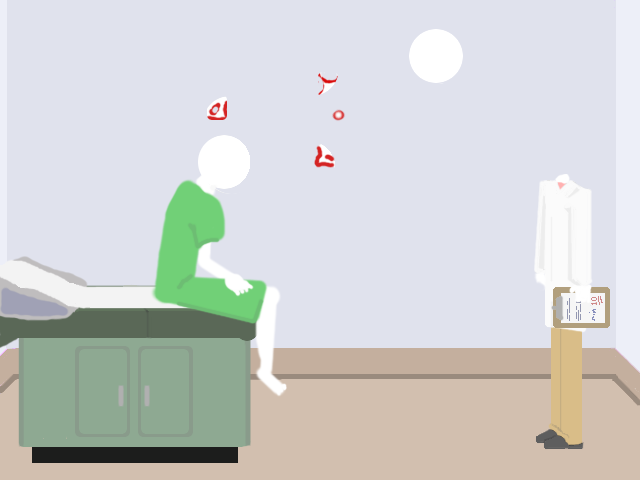
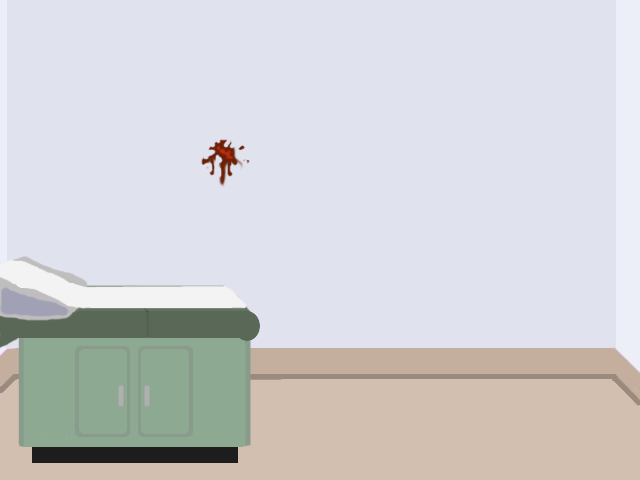
Layered file, before and after one edit (640 x 480). Changes by layer:
removed layer "Pasted Layer" over [318, 72, 338, 95]
hid "furniture2 #1", painted on it over [151, 29, 610, 450]
added layer "Layer" above "bg" over [198, 137, 250, 188]
painted on "bg" over [332, 109, 345, 121]
